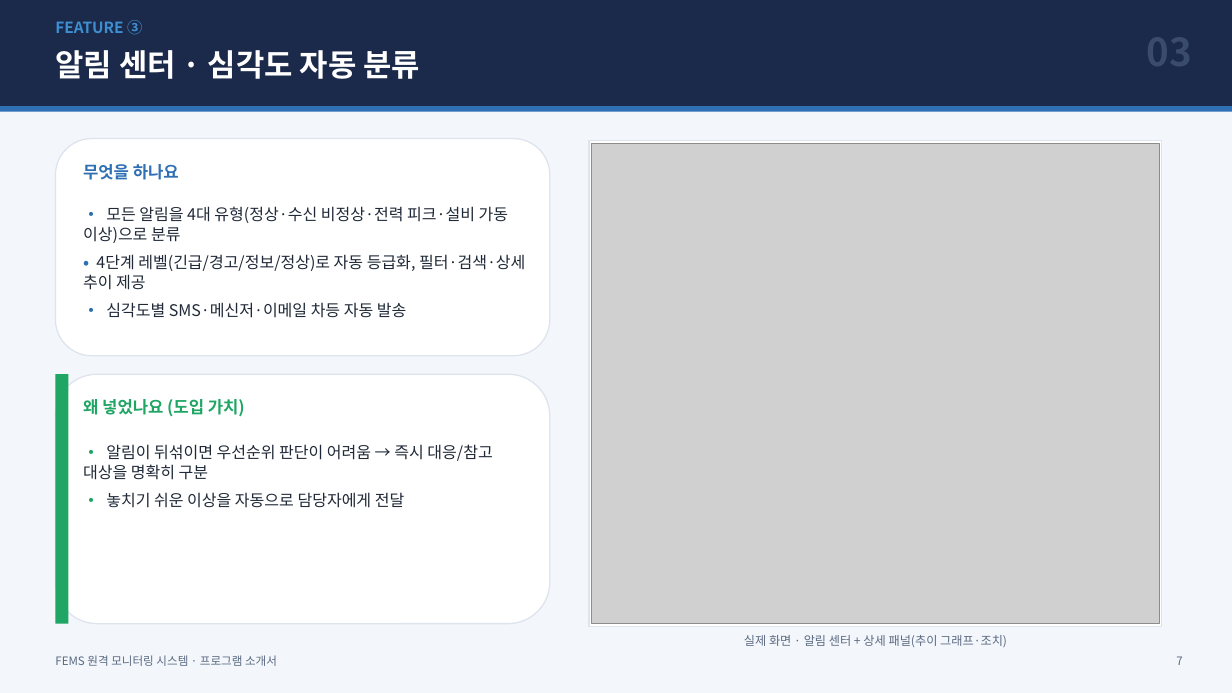
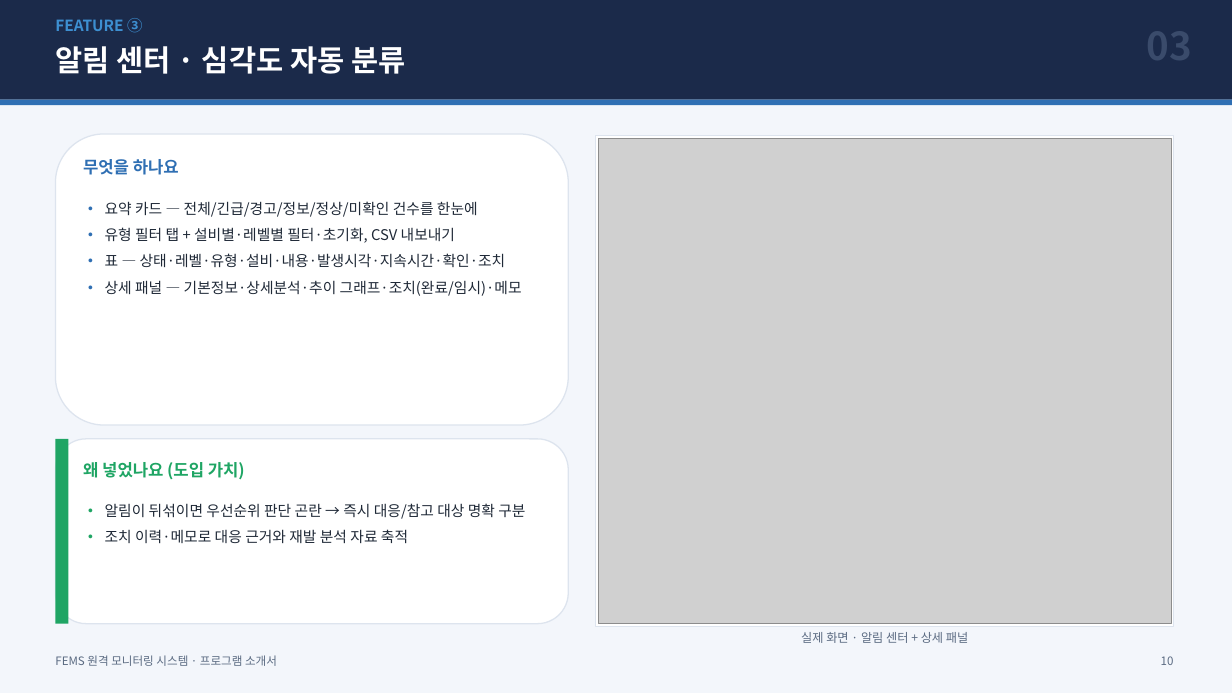
Before and after one commit to changbeomlee0816-png/FEMS, a slide deck: slide 10 of docs/FEMS_소개서.pptx (slide 7 before the commit). Drawn at 1232x693 pixels with LibreOffice and Linux fonts; fonts in the diff are those of the drawing; grey boxes stand for pictures. Boxes give left, top, right and bottom in pixels: in the first picture for what was removed or moved away, otherwise in the second. Text is boxed around its words. In the diff, an @@ line names an element or a change of style, - is before the commit and + after.

```diff
--- a/docs/FEMS_소개서.pptx
+++ b/docs/FEMS_소개서.pptx
@@ rectangle: place and size @@
-rectangle at (0,0,1232,106)
+rectangle at (0,0,1232,100)
@@ text "알림 센터 · 심각도 자동 ..." at (55,46,405,74): size 24 to 23 pt @@
@@ rectangle: place and size @@
-rectangle at (0,106,1232,112)
+rectangle at (0,100,1232,105)
@@ rounded rectangle: place and size @@
-rounded rectangle at (55,139,550,356)
+rounded rectangle at (55,134,568,425)
@@ rectangle: place and size @@
-rectangle at (590,140,1163,627)
+rectangle at (596,136,1175,627)
@@ picture: place and size @@
-picture at (592,143,1160,624)
+picture at (599,139,1172,624)
@@ text "무엇을 하나요": place and size @@
-text "무엇을 하나요" at (83,164,179,180)
+text "무엇을 하나요" at (83,159,179,175)
@@ text at (105,201,522,296): text changed; size 12.5 to 11.5 pt @@
-• 모든 알림을 4대 유형(정상·수신 비정상·전력 피크·설비 가동 이상)으로 분류
-• 4단계 레벨(긴급/경고/정보/정상)로 자동 등급화, 필터·검색·상세 추이 제공
-• 심각도별 SMS·메신저·이메일 차등 자동 발송
+• 요약 카드 — 전체/긴급/경고/정보/정상/미확인 건수를 한눈에
+• 유형 필터 탭 + 설비별·레벨별 필터·초기화, CSV 내보내기
+• 표 — 상태·레벨·유형·설비·내용·발생시각·지속시간·확인·조치
+• 상세 패널 — 기본정보·상세분석·추이 그래프·조치(완료/임시)·메모
@@ rounded rectangle: place and size @@
-rounded rectangle at (55,374,550,624)
+rounded rectangle at (55,439,568,624)
@@ rectangle: place and size @@
-rectangle at (55,374,68,624)
+rectangle at (55,439,68,624)
@@ text "왜 넣었나요 (도입 가치)": place and size @@
-text "왜 넣었나요 (도입 가치)" at (83,399,245,417)
+text "왜 넣었나요 (도입 가치)" at (83,462,245,480)
@@ text at (105,503,525,543): text changed; size 12.5 to 11.5 pt @@
-• 알림이 뒤섞이면 우선순위 판단이 어려움 → 즉시 대응/참고 대상을 명확히 구분
-• 놓치기 쉬운 이상을 자동으로 담당자에게 전달
+• 알림이 뒤섞이면 우선순위 판단 곤란 → 즉시 대응/참고 대상 명확 구분
+• 조치 이력·메모로 대응 근거와 재발 분석 자료 축적
@@ text at (801,632,968,643): text changed @@
-실제 화면 · 알림 센터 + 상세 패널(추이 그래프·조치)
+실제 화면 · 알림 센터 + 상세 패널
@@ text at (1161,656,1174,665): text changed @@
-7
+10
```
Also in this commit, not shown: 12 other slides changed, 5 slides added, 1 other file.
